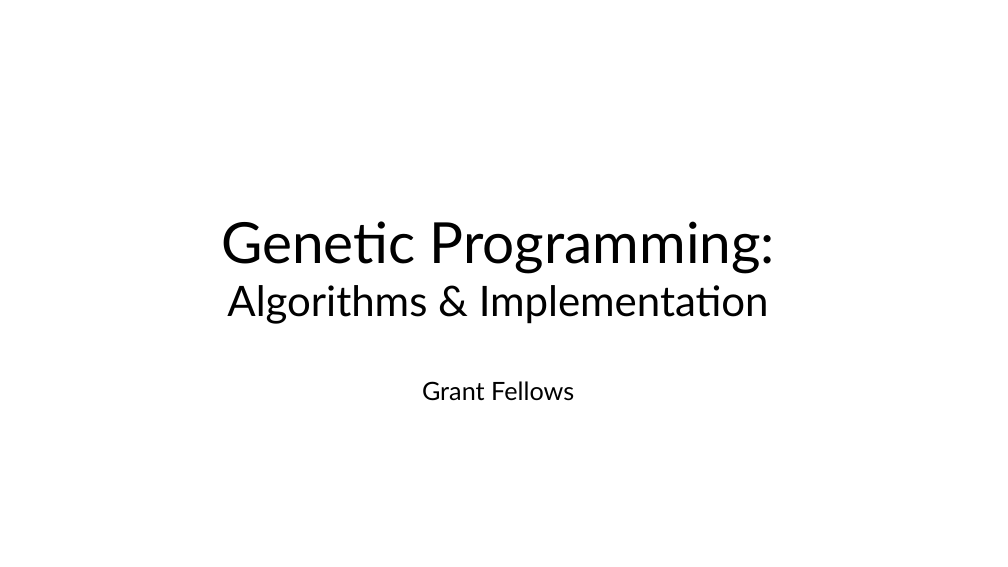
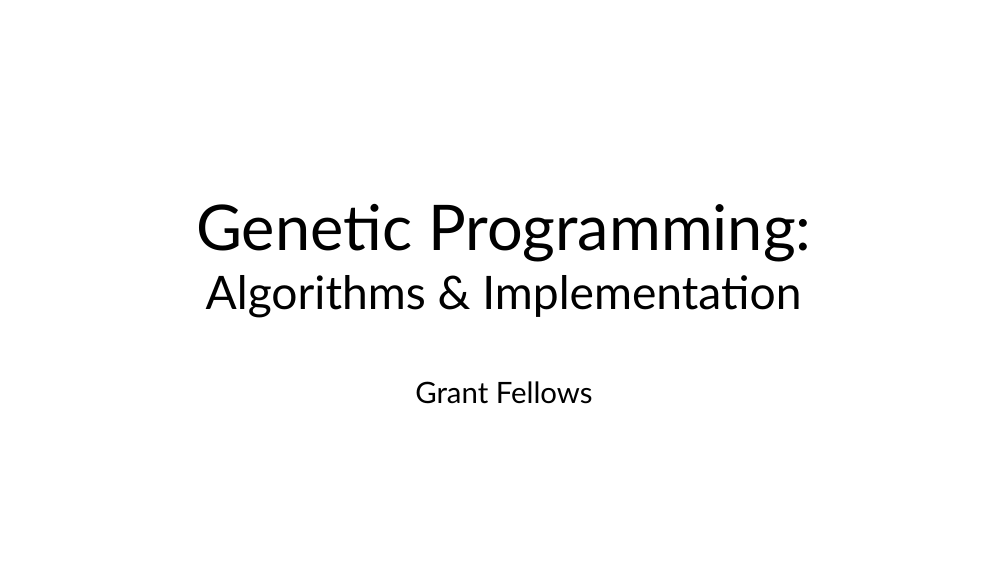
Before and after one commit to gwfellows/genetic-programming, a slide deck: slide 1 of presentation/Presentation.pptx. Drawn at 1008x567 pixels with LibreOffice and Linux fonts; fonts in the diff are those of the drawing. Boxes give left, top, right and bottom in pixels: in the first picture for what was removed or moved away, otherwise in the second. Text is boxed around its words. In the diff, an @@ line names an element or a change of style, - is before the commit and + after.

```diff
--- a/presentation/Presentation.pptx
+++ b/presentation/Presentation.pptx
@@ text "Genetic Programming: Algorithms & Implementation": place and size @@
-text "Genetic Programming: Algorithms & Implementation" at [221, 221, 775, 401]
+text "Genetic Programming: Algorithms & Implementation" at [196, 204, 811, 404]
@@ text "Genetic Programming: Algorithms & Implementation" at [196, 204, 811, 404]: size 54 to 60 pt in "Genetic Programming:"; size 40 to 44 pt in "Algorithms & Implementation"; size 24 to 28 pt in "Grant Fellows" @@
```
Also in this commit, not shown: 6 other slides changed, 1 slide added, 1 other file.
